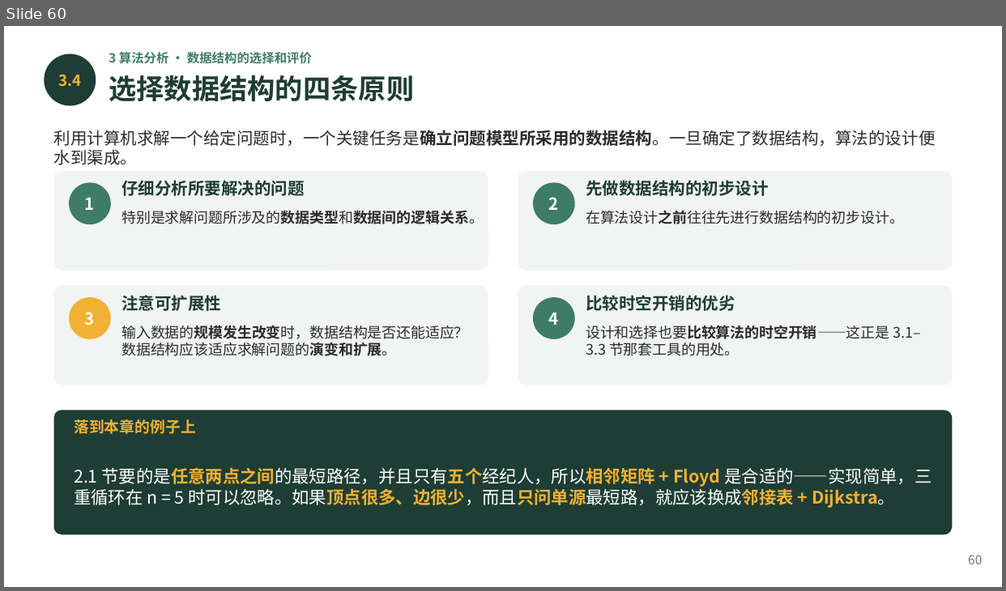
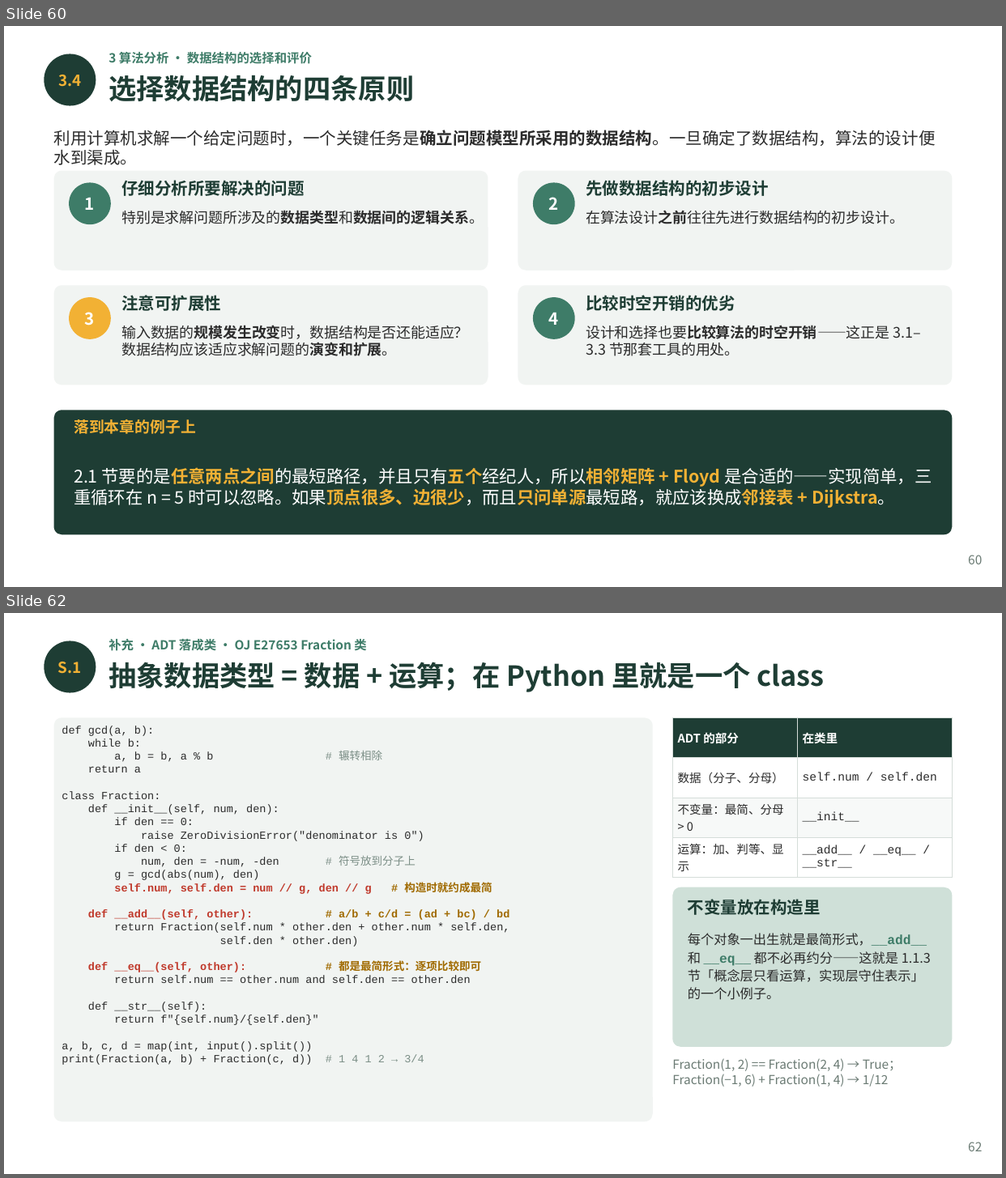
Before and after one commit to GMyhf/2026fall-cs201, a slide deck: courseware/202609_DSA_01_ADT_Floyd_Complexity.pptx. Shown one above the other, each under a label of ours: slide 60 before the commit, slides 60 and 62 after it; the slides between them are not shown. The pictures are 1006x591 and 1006x1178 pixels, drawn with LibreOffice and Linux fonts; fonts in the diff are those of the drawing. Boxes give left, top, right and bottom in pixels: in the first picture for what was removed or moved away, otherwise in the second. Text is boxed around its words. In the diff, an @@ line names an element or a change of style, - is before the commit and + after.

```diff
--- a/courseware/202609_DSA_01_ADT_Floyd_Complexity.pptx
+++ b/courseware/202609_DSA_01_ADT_Floyd_Complexity.pptx
@@ slide 62 added at (4,613,1002,1174), background #FFFFFF @@
@@ ellipse added at (44,641,96,693), fill #1E3D34 @@
@@ text added at (108,639,366,651), 9 pt, text #3E7C68, bold @@
+补充 · ADT 落成类 · OJ E27653 Fraction 类
@@ text added at (58,662,82,674), 11 pt, text #F2B134, bold @@
+S.1
@@ text added at (108,662,825,692), 20 pt, text #1E3D34, bold @@
+抽象数据类型 = 数据 + 运算；在 Python 里就是一个 class
@@ rounded rectangle added at (54,717,653,1122), fill #F1F4F2 @@
@@ text added at (62,726,509,1065), 7.9 pt, text #2B2B2B @@
+def gcd(a, b):
+while b:
+a, b = b, a % b # 辗转相除
+return a
+class Fraction:
+def __init__(self, num, den):
+if den == 0:
+raise ZeroDivisionError("denominator is 0")
+if den < 0:
+num, den = -num, -den # 符号放到分子上
+g = gcd(abs(num), den)
+self.num, self.den = num // g, den // g # 构造时就约成最简
+def __add__(self, other): # a/b + c/d = (ad + bc) / bd
+return Fraction(self.num * other.den + other.num * self.den,
+self.den * other.den)
+def __eq__(self, other): # 都是最简形式：逐项比较即可
+return self.num == other.num and self.den == other.den
+def __str__(self):
+return f"{self.num}/{self.den}"
+a, b, c, d = map(int, input().split())
+print(Fraction(a, b) + Fraction(c, d)) # 1 4 1 2 → 3/4
@@ table added at (672,717,952,875), 4 rows, 2 columns @@
+ADT 的部分 | 在类里
+数据（分子、分母） | self.num / self.den
+不变量：最简、分母 > 0 | __init__
+运算：加、判等、显示 | __add__ / __eq__ / __str__
@@ rounded rectangle added at (672,888,952,1047), fill #CFE0D8 @@
@@ text added at (688,899,820,915), 12 pt, text #1E3D34, bold @@
+不变量放在构造里
@@ text added at (688,933,931,1000), 9.5 pt, text #2B2B2B @@
+每个对象一出生就是最简形式，__add__ 和 __eq__ 都不必再约分——这就是 1.1.3 节「概念层只看运算，实现层守住表示」的一个小例子。
@@ text added at (672,1059,901,1087), 9 pt, text #6B7B74 @@
+Fraction(1, 2) == Fraction(2, 4) → True；Fraction(−1, 6) + Fraction(1, 4) → 1/12
@@ text added at (968,1142,982,1152), 9 pt, text #6B7B74 @@
+62
```
Also in this commit, not shown: 2 slides changed, 3 other slides added, 2 other files.
